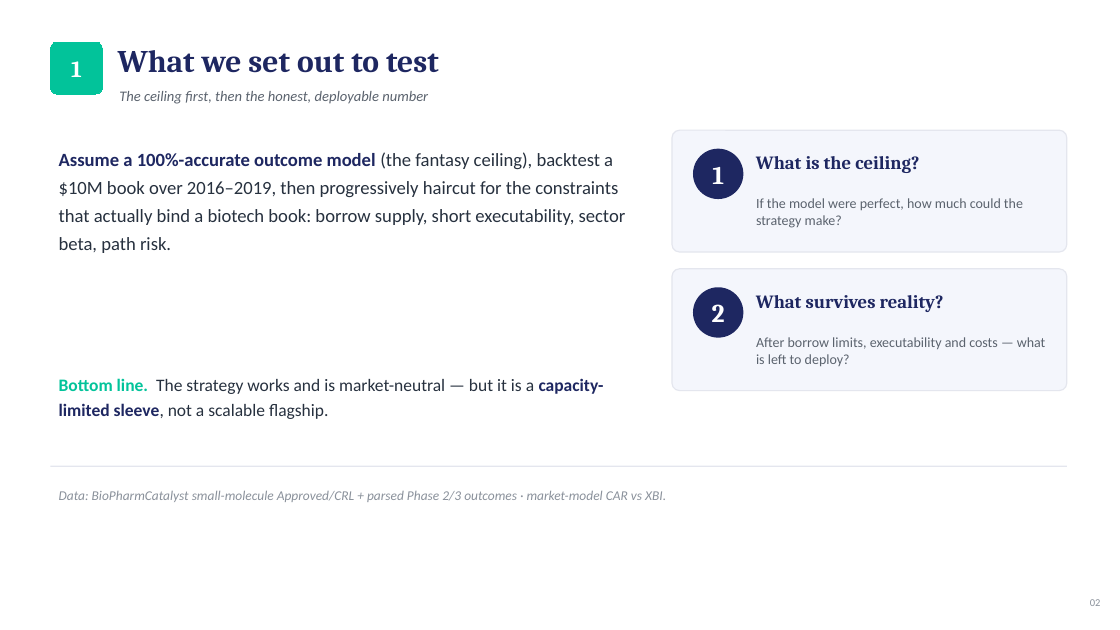
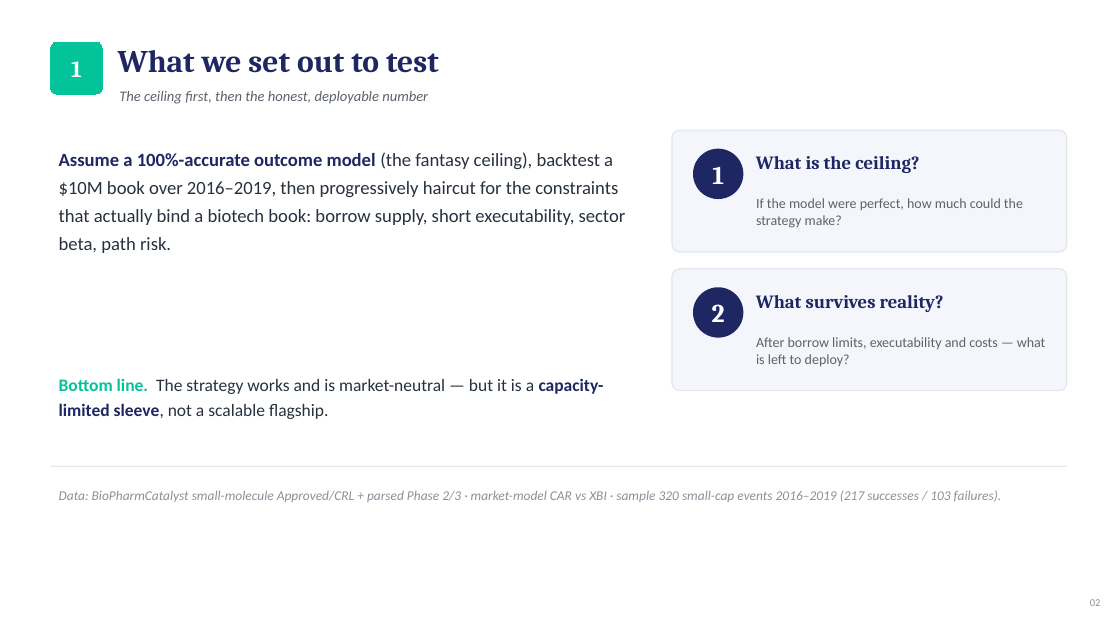
Before and after one commit to zenotheboi/hedgefund-analysis, a slide deck: slide 2 of reports/IC_Biotech_Catalyst_Strategy.pptx. Drawn at 1120x630 pixels with LibreOffice and Linux fonts; fonts in the diff are those of the drawing. Boxes give left, top, right and bottom in pixels: in the first picture for what was removed or moved away, otherwise in the second. Text is boxed around its words. In the diff, an @@ line names an element or a change of style, - is before the commit and + after.

```diff
--- a/reports/IC_Biotech_Catalyst_Strategy.pptx
+++ b/reports/IC_Biotech_Catalyst_Strategy.pptx
@@ text at box(59, 490, 1002, 502): text changed @@
-Data: BioPharmCatalyst small-molecule Approved/CRL + parsed Phase 2/3 outcomes · market-model CAR vs XBI.
+Data: BioPharmCatalyst small-molecule Approved/CRL + parsed Phase 2/3 · market-model CAR vs XBI · sample 320 small-cap events 2016–2019 (217 successes / 103 failures).
```
Also in this commit, not shown: 6 other slides changed, 8 other files.
